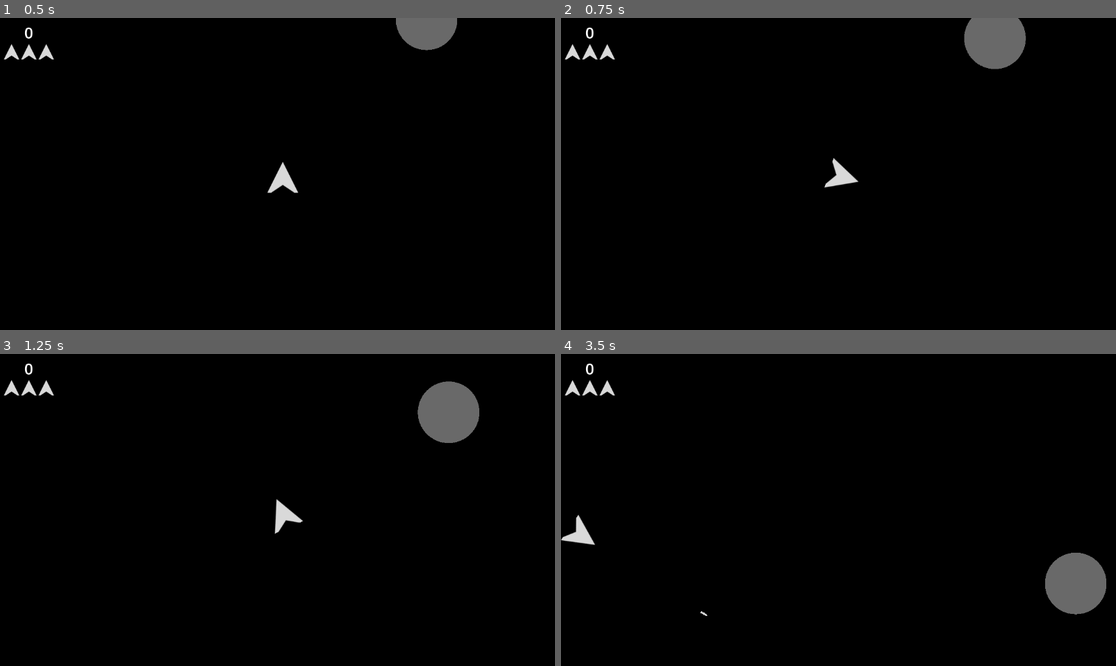
Above: before the commit, frames 1-4 (two rows, left to right).
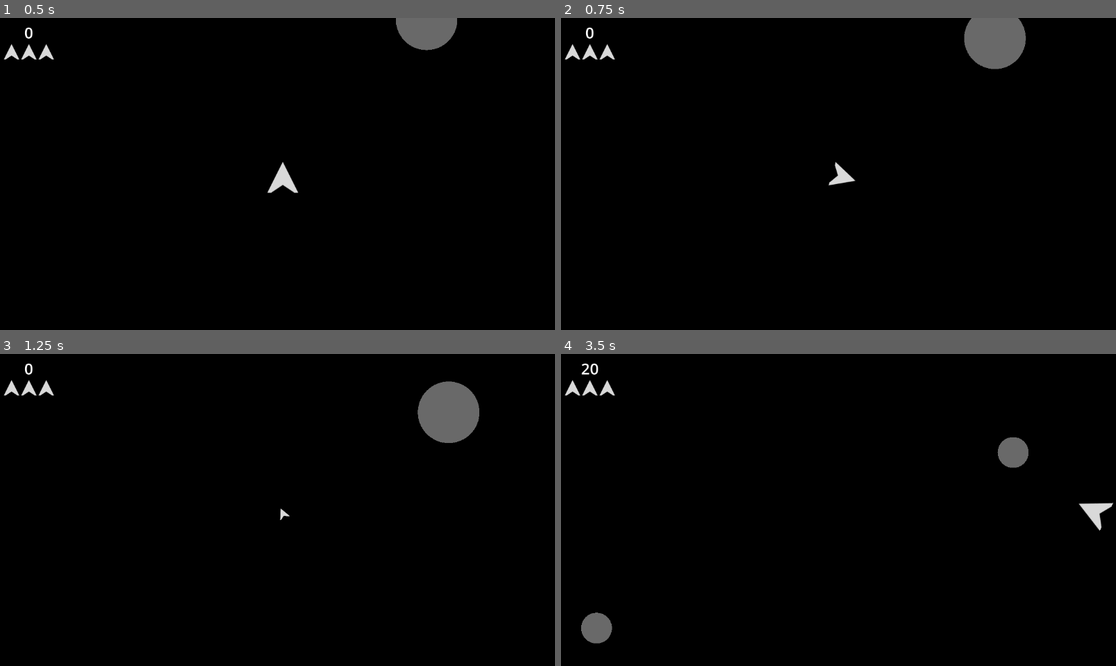
Above: after the commit, the same moments.

Repository: DevlinRocha/asteroids
Game: Godot game, scene res://scenes/main.tscn
The game is run twice, just before and just after one commit, with the same random seed, the same clock (stepped at 60 frames per second) and the same inputs. Sound files missing from this copy of the repository are replaced by a short silence.
Inputs:
- Up to frame 1 (0.5 s): no input
- Up to frame 2 (0.75 s): tap Enter (hyperspace) at 0.5 s; hold D (right) from 0.53 s (still down); tap S (decelerate) at 0.6 s
- Up to frame 3 (1.25 s): keep holding D (right)
- Up to frame 4 (3.5 s): release D (right) at 1.28 s; hold A (left) 1.28-2.03 s; tap Enter (hyperspace) at 1.35 s; hold D (right) 2.03-2.78 s; hold Space (shoot) 2.03-2.78 s; hold W (accelerate) from 2.78 s (still down); tap S (decelerate) at 2.85 s

Frame 1 is identical in both runs. In frame 2, 0.1% of the frame differs, in the area x 47-54%, y 44-55%; in frame 3, 0.2%; in frame 4, 3.2%, in the area x 0-100%, y 2-93%.

Commit message:
add a scaling effect to hyperspace jump; rotate and scale player ship on other side of jump in reverse direction

Diff:
--- a/scripts/main.gd
+++ b/scripts/main.gd
@@ -66,8 +66,11 @@
 	player.velocity = Vector2(0, 0)
 
 	var tween = create_tween()
-	tween.tween_property(player, "rotation", player.rotation + 8, 1)
+	tween.parallel().tween_property(player, "rotation", player.rotation + 8, 1)
+	tween.parallel().tween_property(player, "scale", Vector2(0.1, 0.1), 1)
 	tween.tween_property(player, "global_position", Vector2(randi_range(0, viewport_size.x), randi_range(0, viewport_size.y)), 0)
+	tween.parallel().tween_property(player, "rotation", player.rotation - 8, 1)
+	tween.parallel().tween_property(player, "scale", Vector2(1, 1), 1)
 	tween.tween_callback(
 		func() -> void:
 			if !player:
